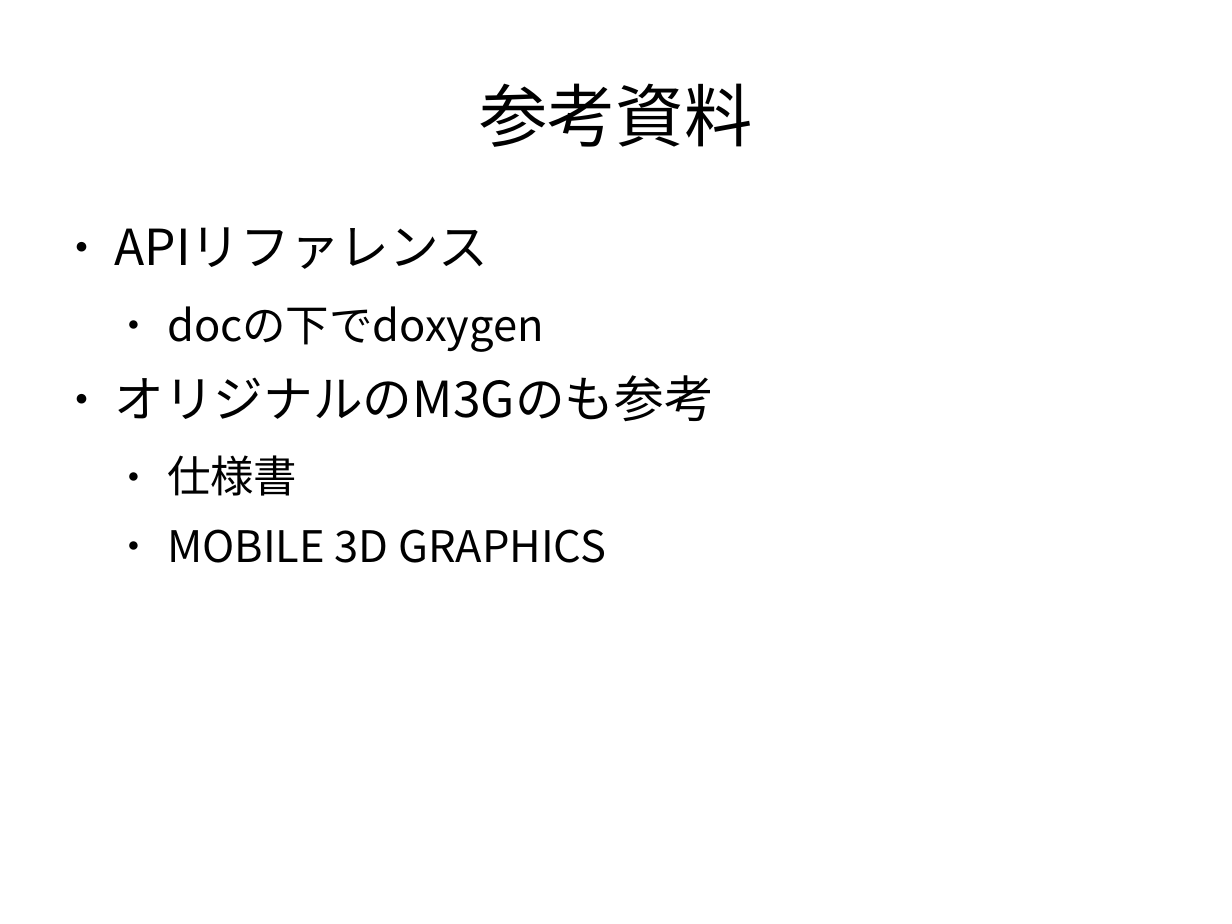
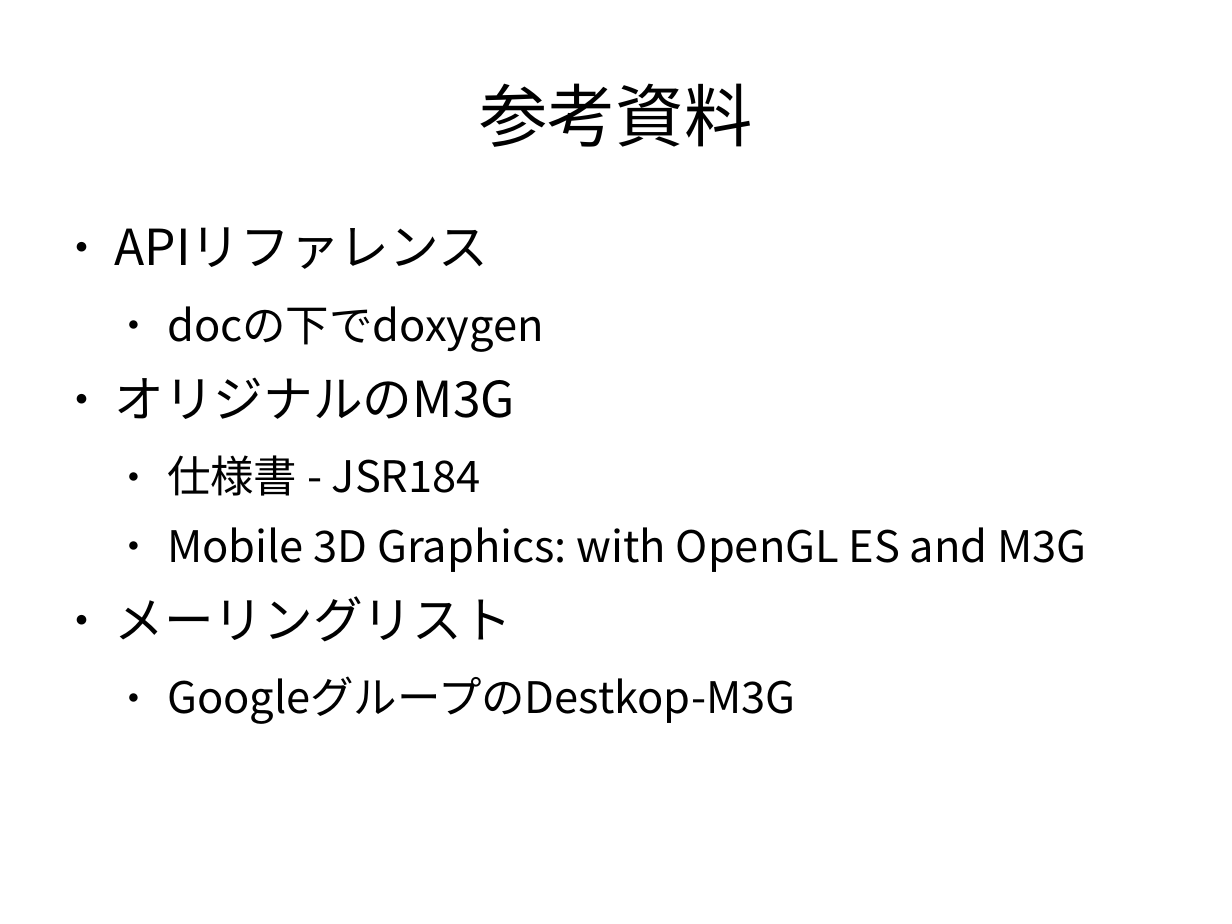
Before and after one commit to vadosnaprimer/desktop-m3g, a slide deck: slide 6 of doc/conference/Ruy会議2010-Desktop-M3Gとは.odp (slide 7 before the commit). Drawn at 1232x924 pixels with LibreOffice and Linux fonts; fonts in the diff are those of the drawing. Boxes give left, top, right and bottom in pixels: in the first picture for what was removed or moved away, otherwise in the second. Text is boxed around its words. In the diff, an @@ line names an element or a change of style, - is before the commit and + after.

```diff
--- a/doc/conference/Ruy会議2010-Desktop-M3Gとは.odp
+++ b/doc/conference/Ruy会議2010-Desktop-M3Gとは.odp
@@ text at [114,377,1086,724]: text changed @@
-● オリジナルのM3Gのも参考
-  ● 仕様書
-  ● MOBILE 3D GRAPHICS
+● オリジナルのM3G
+  ● 仕様書 - JSR184
+  ● Mobile 3D Graphics: with OpenGL ES and M3G
+● メーリングリスト
+  ● GoogleグループのDestkop-M3G
```
Also in this commit, not shown: 5 other slides changed, 1 slide removed, 2 other files.
